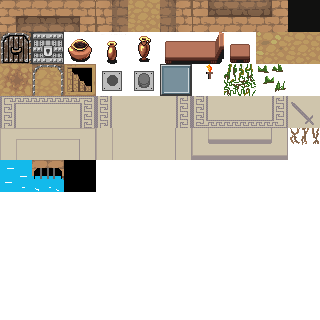
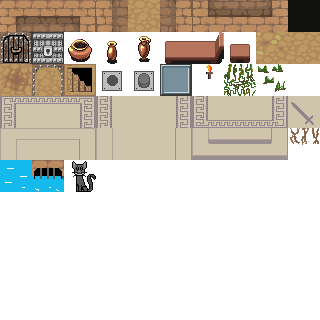
Layers edited between the first and the second 320×320 image:
painted on "greece.png" over (x1=64, y1=160, x2=96, y2=192)
